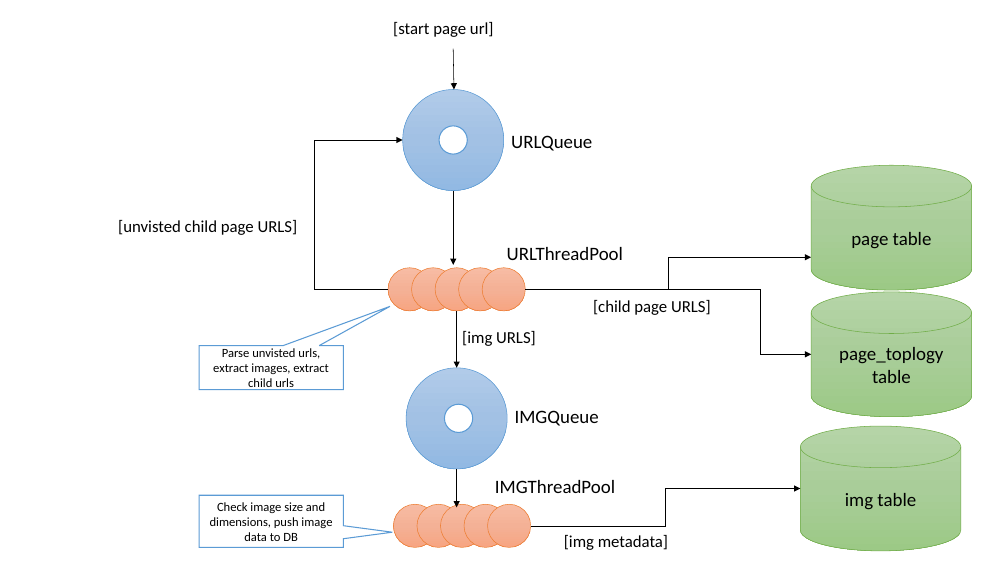
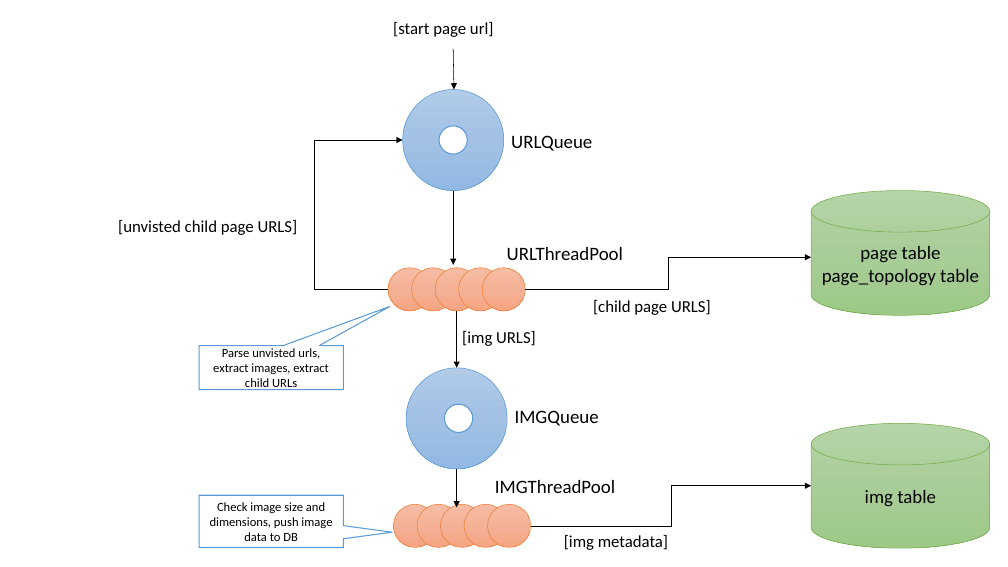
Before and after one commit to datim/squid, a slide deck: slide 3 of docs/design.pptx. Drawn at 1008x567 pixels with LibreOffice and Linux fonts; fonts in the diff are those of the drawing. Boxes give left, top, right and bottom in pixels: in the first picture for what was removed or moved away, otherwise in the second. Text is boxed around its words. In the diff, an @@ line names an element or a change of style, - is before the commit and + after.

```diff
--- a/docs/design.pptx
+++ b/docs/design.pptx
@@ cylinder "page table page_topology table": place and size @@
-cylinder "page table page_topology table" at (811,166,972,290)
+cylinder "page table page_topology table" at (811,191,990,315)
@@ text in cylinder at (822,246,979,286): text changed @@
-page table
+page table
+page_topology table
@@ elbow arrow removed from (526, 290) to (811, 355) @@
@@ cylinder removed at (811,292,972,417) @@
-page_toplogy table
@@ text in speech box at (213,348,328,390): text changed @@
-Parse unvisted urls, extract images, extract child urls
+Parse unvisted urls, extract images, extract child URLs
@@ cylinder "img table": place and size @@
-cylinder "img table" at (801,426,961,551)
+cylinder "img table" at (811,423,990,548)
@@ elbow arrow moved from (531, 526) - (801, 488) to (531, 526) - (811, 486) @@
```
Also in this commit, not shown: 5 other slides changed.
